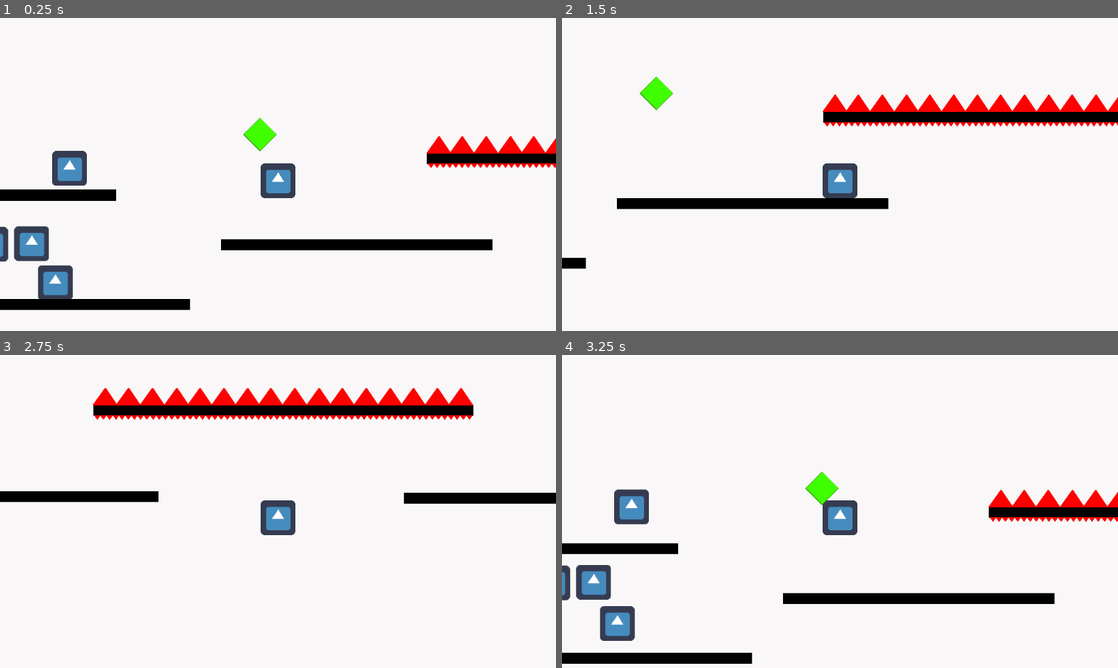
Above: before the commit, frames 1-4 (two rows, left to right).
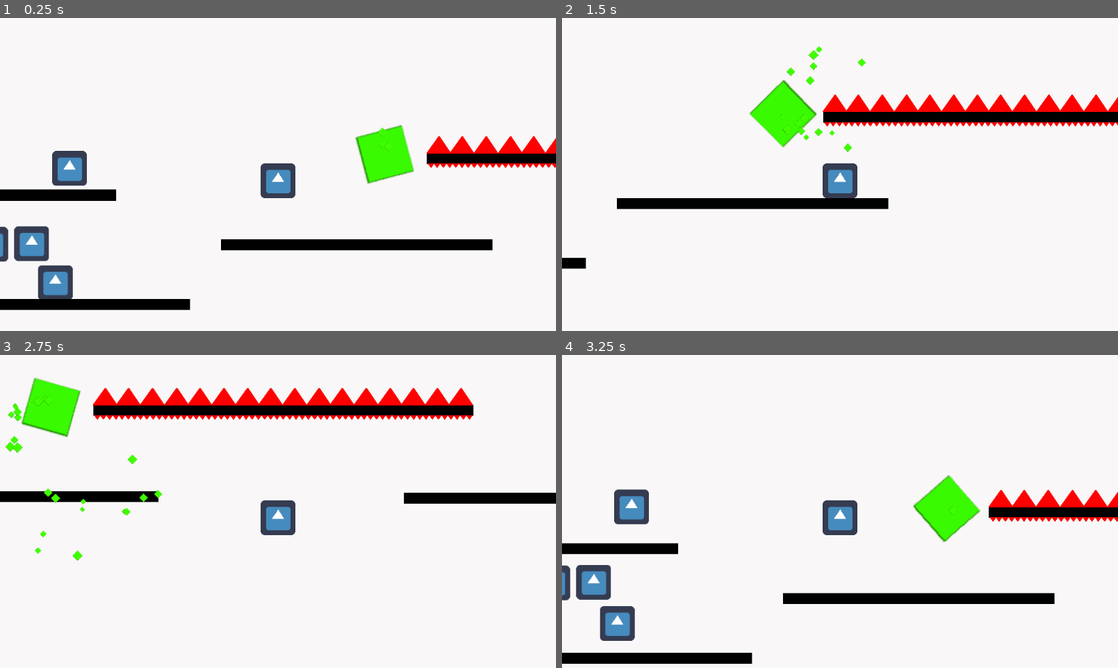
Above: after the commit, the same moments.

Repository: mkhan45/godot-platformer
Game: Godot game, scene res://World.tscn
The game is run twice, just before and just after one commit, with the same random seed, the same clock (stepped at 60 frames per second) and the same inputs. The engine's default icon, where the game draws it, is replaced by a stand-in: a white triangle on a blue panel in a dark square.
Inputs:
- Up to frame 1 (0.25 s): no input
- Up to frame 2 (1.5 s): tap Enter at 0.5 s; hold D (right) 0.53-1.28 s; hold Shift (dash) 0.53-1.28 s; tap Space (jump) at 0.77 s; hold S (down) from 1.28 s (still down); tap Shift (dash) at 1.35 s
- Up to frame 3 (2.75 s): tap Space (jump) at 1.52 s; release S (down) at 2.03 s; hold D (right) from 2.03 s (still down); hold Shift (dash) from 2.03 s (still down)
- Up to frame 4 (3.25 s): release D (right) at 2.78 s; release Shift (dash) at 2.78 s; hold W (up) from 2.78 s (still down); tap Shift (dash) at 2.85 s; tap Space (jump) at 3.02 s

The runs differ from the first frame. In frame 1, 1.7% of the frame differs, in the area x 43-75%, y 31-54%; in frame 2, 2.0%, in the area x 13-55%, y 8-43%; in frame 3, 1.8%; in frame 4, 1.7%.

Commit message:
finished first level

Diff:
--- /dev/null
+++ b/Goal.gd
@@ -0,0 +1,23 @@
+extends Node2D
+
+
+# Declare member variables here. Examples:
+# var a = 2
+# var b = "text"
+
+var won: bool
+
+# Called when the node enters the scene tree for the first time.
+func _ready():
+   won = false
+
+# Called every frame. 'delta' is the elapsed time since the previous frame.
+func _process(delta):
+   set_rotation(get_rotation() + 0.035)
+   if won:
+      var position = get_position()
+      set_position(Vector2(position.x, position.y - 5))
+
+func _on_Area2D_body_entered(body: Node):
+   if body.get_name() == "Player":
+      won = true
--- /dev/null
+++ b/Goal.tscn
@@ -0,0 +1,40 @@
+[gd_scene load_steps=4 format=2]
+
+[ext_resource path="res://gem.png" type="Texture" id=1]
+[ext_resource path="res://Goal.gd" type="Script" id=2]
+
+[sub_resource type="ParticlesMaterial" id=1]
+emission_shape = 2
+emission_box_extents = Vector3( 5, 5, 5 )
+flag_disable_z = true
+direction = Vector3( 0, -1, 0 )
+spread = 30.0
+gravity = Vector3( 0, 50, 0 )
+initial_velocity = 80.0
+initial_velocity_random = 0.5
+orbit_velocity = 0.0
+orbit_velocity_random = 0.0
+scale = 0.15
+scale_random = 0.2
+
+[node name="Goal" type="Node2D"]
+scale = Vector2( 2, 2 )
+script = ExtResource( 2 )
+
+[node name="Area2D" type="Area2D" parent="."]
+
+[node name="CollisionPolygon2D" type="CollisionPolygon2D" parent="Area2D"]
+polygon = PoolVector2Array( -0.930656, -30.7414, 29.6635, -0.147194, -0.406181, 30.7966, -32.0493, 0.0276337 )
+
+[node name="Sprite" type="Sprite" parent="."]
+modulate = Color( 0.929412, 0.984314, 0.00392157, 1 )
+self_modulate = Color( 0.945098, 1, 0, 1 )
+texture = ExtResource( 1 )
+
+[node name="Particles2D" type="Particles2D" parent="."]
+amount = 24
+lifetime = 2.0
+local_coords = false
+process_material = SubResource( 1 )
+texture = ExtResource( 1 )
+[connection signal="body_entered" from="Area2D" to="." method="_on_Area2D_body_entered"]
--- a/Level1.tscn
+++ b/Level1.tscn
@@ -1,9 +1,10 @@
-[gd_scene load_steps=6 format=2]
+[gd_scene load_steps=7 format=2]
 
 [ext_resource path="res://Static.tscn" type="PackedScene" id=1]
 [ext_resource path="res://box.tscn" type="PackedScene" id=2]
 [ext_resource path="res://Gem.tscn" type="PackedScene" id=3]
 [ext_resource path="res://Spikes.tscn" type="PackedScene" id=4]
+[ext_resource path="res://Goal.tscn" type="PackedScene" id=5]
 
 [sub_resource type="PhysicsMaterial" id=1]
 friction = 0.0
@@ -31,6 +32,10 @@
 [node name="Wall2" parent="." instance=ExtResource( 1 )]
 position = Vector2( 960.036, 489.248 )
 scale = Vector2( 25, 1 )
+
+[node name="Wall12" parent="." instance=ExtResource( 1 )]
+position = Vector2( 3906.52, -17.0194 )
+scale = Vector2( 96, 1 )
 
 [node name="Wall" parent="." instance=ExtResource( 1 )]
 position = Vector2( 23.0657, 358.974 )
@@ -71,6 +76,14 @@
 position = Vector2( 2341.11, 213.248 )
 scale = Vector2( 25, 1 )
 
+[node name="Wall10" parent="." instance=ExtResource( 1 )]
+position = Vector2( 2877.73, -114.91 )
+scale = Vector2( 10, 1 )
+
+[node name="Wall11" parent="." instance=ExtResource( 1 )]
+position = Vector2( 5044.8, -593.501 )
+scale = Vector2( 13.68, 1 )
+
 [node name="SpikeGroup" parent="." instance=ExtResource( 4 )]
 position = Vector2( 1111.48, 304.533 )
 scale = Vector2( 1.386, 1 )
@@ -120,6 +133,166 @@
 [node name="Spikes16" parent="SpikeGroup" instance=ExtResource( 4 )]
 position = Vector2( 472.626, 0 )
 
+[node name="SpikeGroup5" parent="." instance=ExtResource( 4 )]
+position = Vector2( 2972.89, -41.4719 )
+scale = Vector2( 1.386, 1 )
+
+[node name="Spikes2" parent="SpikeGroup5" instance=ExtResource( 4 )]
+position = Vector2( 30.8004, 0 )
+
+[node name="Spikes3" parent="SpikeGroup5" instance=ExtResource( 4 )]
+position = Vector2( 62.6816, 0 )
+
+[node name="Spikes4" parent="SpikeGroup5" instance=ExtResource( 4 )]
+position = Vector2( 94.9736, 0 )
+
+[node name="Spikes5" parent="SpikeGroup5" instance=ExtResource( 4 )]
+position = Vector2( 125.774, 0 )
+
+[node name="Spikes6" parent="SpikeGroup5" instance=ExtResource( 4 )]
+position = Vector2( 157.655, 0 )
+
+[node name="Spikes7" parent="SpikeGroup5" instance=ExtResource( 4 )]
+position = Vector2( 189.075, 0 )
+
+[node name="Spikes8" parent="SpikeGroup5" instance=ExtResource( 4 )]
+position = Vector2( 219.875, 0 )
+
+[node name="Spikes9" parent="SpikeGroup5" instance=ExtResource( 4 )]
+position = Vector2( 251.756, 0 )
+
+[node name="Spikes10" parent="SpikeGroup5" instance=ExtResource( 4 )]
+position = Vector2( 284.048, 0 )
+
+[node name="Spikes11" parent="SpikeGroup5" instance=ExtResource( 4 )]
+position = Vector2( 314.849, 0 )
+
+[node name="Spikes12" parent="SpikeGroup5" instance=ExtResource( 4 )]
+position = Vector2( 346.73, 0 )
+
+[node name="Spikes15" parent="SpikeGroup5" instance=ExtResource( 4 )]
+position = Vector2( 378.586, 0 )
+
+[node name="Spikes14" parent="SpikeGroup5" instance=ExtResource( 4 )]
+position = Vector2( 409.386, 0 )
+
+[node name="Spikes13" parent="SpikeGroup5" instance=ExtResource( 4 )]
+position = Vector2( 441.267, 0 )
+
+[node name="Spikes16" parent="SpikeGroup5" instance=ExtResource( 4 )]
+position = Vector2( 472.626, 0 )
+
+[node name="Spikes31" parent="SpikeGroup5" instance=ExtResource( 4 )]
+position = Vector2( 503.366, -0.31723 )
+
+[node name="Spikes30" parent="SpikeGroup5" instance=ExtResource( 4 )]
+position = Vector2( 535.247, -0.31723 )
+
+[node name="Spikes29" parent="SpikeGroup5" instance=ExtResource( 4 )]
+position = Vector2( 567.539, -0.31723 )
+
+[node name="Spikes28" parent="SpikeGroup5" instance=ExtResource( 4 )]
+position = Vector2( 598.339, -0.31723 )
+
+[node name="Spikes27" parent="SpikeGroup5" instance=ExtResource( 4 )]
+position = Vector2( 630.22, -0.31723 )
+
+[node name="Spikes26" parent="SpikeGroup5" instance=ExtResource( 4 )]
+position = Vector2( 661.64, -0.31723 )
+
+[node name="Spikes25" parent="SpikeGroup5" instance=ExtResource( 4 )]
+position = Vector2( 692.44, -0.31723 )
+
+[node name="Spikes24" parent="SpikeGroup5" instance=ExtResource( 4 )]
+position = Vector2( 724.321, -0.31723 )
+
+[node name="Spikes23" parent="SpikeGroup5" instance=ExtResource( 4 )]
+position = Vector2( 756.613, -0.31723 )
+
+[node name="Spikes22" parent="SpikeGroup5" instance=ExtResource( 4 )]
+position = Vector2( 787.414, -0.31723 )
+
+[node name="Spikes21" parent="SpikeGroup5" instance=ExtResource( 4 )]
+position = Vector2( 819.295, -0.31723 )
+
+[node name="Spikes20" parent="SpikeGroup5" instance=ExtResource( 4 )]
+position = Vector2( 851.151, -0.31723 )
+
+[node name="Spikes19" parent="SpikeGroup5" instance=ExtResource( 4 )]
+position = Vector2( 881.951, -0.31723 )
+
+[node name="Spikes18" parent="SpikeGroup5" instance=ExtResource( 4 )]
+position = Vector2( 913.832, -0.31723 )
+
+[node name="Spikes17" parent="SpikeGroup5" instance=ExtResource( 4 )]
+position = Vector2( 945.191, -0.31723 )
+
+[node name="Spikes40" parent="SpikeGroup5" instance=ExtResource( 4 )]
+position = Vector2( 692.44, -0.31723 )
+
+[node name="Spikes39" parent="SpikeGroup5" instance=ExtResource( 4 )]
+position = Vector2( 724.321, -0.31723 )
+
+[node name="Spikes38" parent="SpikeGroup5" instance=ExtResource( 4 )]
+position = Vector2( 756.613, -0.31723 )
+
+[node name="Spikes37" parent="SpikeGroup5" instance=ExtResource( 4 )]
+position = Vector2( 787.414, -0.31723 )
+
+[node name="Spikes36" parent="SpikeGroup5" instance=ExtResource( 4 )]
+position = Vector2( 819.295, -0.31723 )
+
+[node name="Spikes35" parent="SpikeGroup5" instance=ExtResource( 4 )]
+position = Vector2( 851.151, -0.31723 )
+
+[node name="Spikes34" parent="SpikeGroup5" instance=ExtResource( 4 )]
+position = Vector2( 881.951, -0.31723 )
+
+[node name="Spikes33" parent="SpikeGroup5" instance=ExtResource( 4 )]
+position = Vector2( 913.832, -0.31723 )
+
+[node name="Spikes32" parent="SpikeGroup5" instance=ExtResource( 4 )]
+position = Vector2( 945.191, -0.31723 )
+
+[node name="Spikes48" parent="SpikeGroup5" instance=ExtResource( 4 )]
+position = Vector2( 972.348, -0.31723 )
+
+[node name="Spikes47" parent="SpikeGroup5" instance=ExtResource( 4 )]
+position = Vector2( 1004.64, -0.31723 )
+
+[node name="Spikes46" parent="SpikeGroup5" instance=ExtResource( 4 )]
+position = Vector2( 1035.44, -0.31723 )
+
+[node name="Spikes45" parent="SpikeGroup5" instance=ExtResource( 4 )]
+position = Vector2( 1067.32, -0.31723 )
+
+[node name="Spikes44" parent="SpikeGroup5" instance=ExtResource( 4 )]
+position = Vector2( 1099.18, -0.31723 )
+
+[node name="Spikes43" parent="SpikeGroup5" instance=ExtResource( 4 )]
+position = Vector2( 1129.98, -0.31723 )
+
+[node name="Spikes42" parent="SpikeGroup5" instance=ExtResource( 4 )]
+position = Vector2( 1161.86, -0.31723 )
+
+[node name="Spikes41" parent="SpikeGroup5" instance=ExtResource( 4 )]
+position = Vector2( 1193.22, -0.31723 )
+
+[node name="Spikes53" parent="SpikeGroup5" instance=ExtResource( 4 )]
+position = Vector2( 1223.21, -0.31723 )
+
+[node name="Spikes52" parent="SpikeGroup5" instance=ExtResource( 4 )]
+position = Vector2( 1255.07, -0.31723 )
+
+[node name="Spikes51" parent="SpikeGroup5" instance=ExtResource( 4 )]
+position = Vector2( 1285.87, -0.31723 )
+
+[node name="Spikes50" parent="SpikeGroup5" instance=ExtResource( 4 )]
+position = Vector2( 1317.75, -0.31723 )
+
+[node name="Spikes49" parent="SpikeGroup5" instance=ExtResource( 4 )]
+position = Vector2( 1349.11, -0.31723 )
+
 [node name="SpikeGroup3" parent="." instance=ExtResource( 4 )]
 position = Vector2( 1097.13, 343.365 )
 scale = Vector2( 0.362, -0.25 )
@@ -480,8 +653,20 @@
 [node name="Spikes16" parent="SpikeGroup2" instance=ExtResource( 4 )]
 position = Vector2( 472.626, 0 )
 
-[node name="Gem" parent="." instance=ExtResource( 3 )]
-position = Vector2( 783.625, 286.307 )
-
 [node name="Gem2" parent="." instance=ExtResource( 3 )]
 position = Vector2( 2703.64, 360.105 )
+
+[node name="Gem3" parent="." instance=ExtResource( 3 )]
+position = Vector2( 3452.32, -444.25 )
+
+[node name="Gem4" parent="." instance=ExtResource( 3 )]
+position = Vector2( 4041.75, -444.25 )
+
+[node name="Gem5" parent="." instance=ExtResource( 3 )]
+position = Vector2( 4621.32, -444.25 )
+
+[node name="Goal" parent="." instance=ExtResource( 5 )]
+position = Vector2( 5055.46, -675.372 )
+
+[node name="Goal2" parent="." instance=ExtResource( 5 )]
+position = Vector2( 1014, 323.631 )
